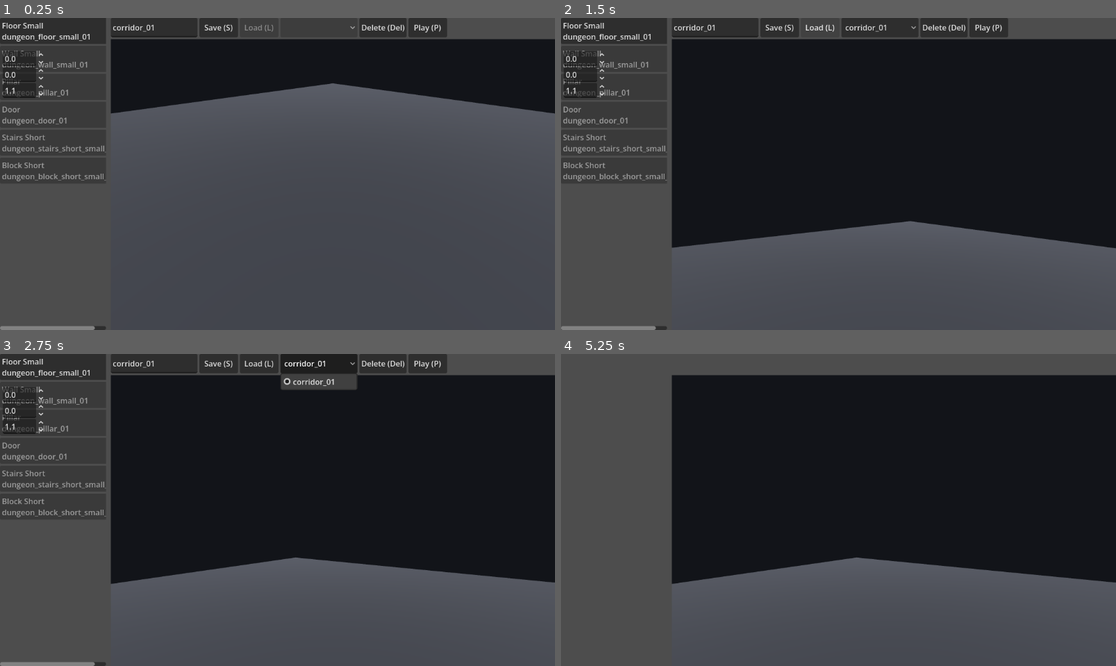
Above: before the commit, frames 1-4 (two rows, left to right).
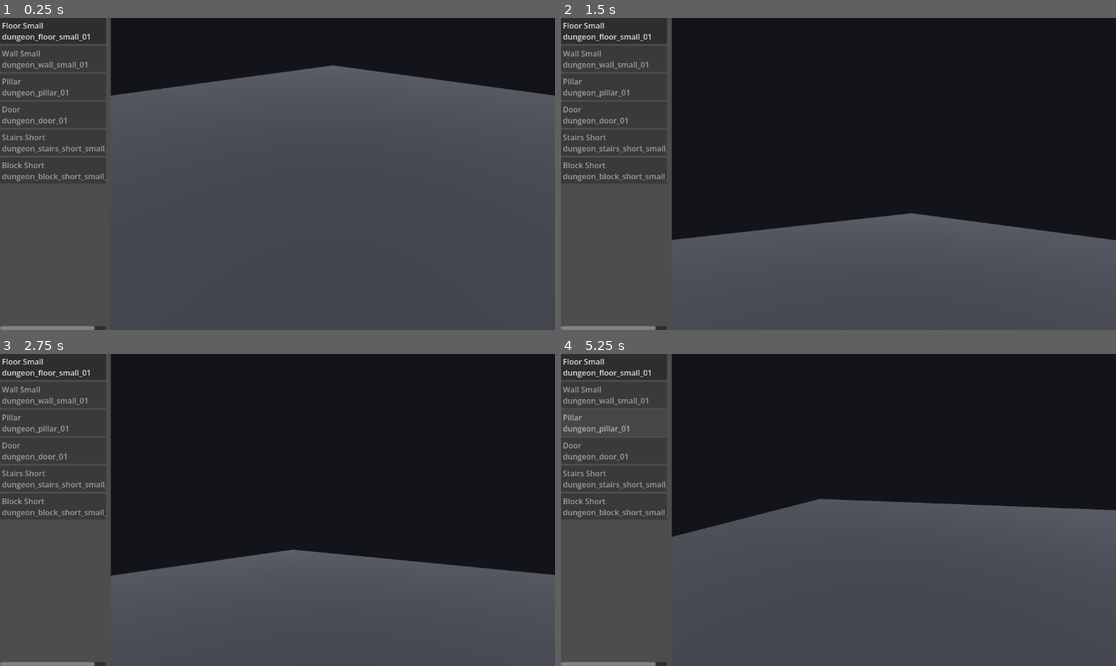
Above: after the commit, the same moments.

Repository: huhmiel-games/SoulMaker
Game: Godot game, scene res://scenes/main.tscn
Two runs of this game, one before a commit and one after it. Both use one fixed random seed, a clock stepped at 60 frames per second and the inputs below.
Inputs (mouse positions are in pixels of both pictures, inside the frame that each line leads up to):
- Up to frame 1 (0.25 s): no input
- Up to frame 2 (1.5 s): click (777, 27) at 0.5 s, where only the run before the commit has a clickable "Save (S)"; click (821, 27) at 1.25 s, where only the run before the commit has a clickable "Load (L)"
- Up to frame 3 (2.75 s): click (316, 363) at 2 s, where only the run before the commit has a clickable "corridor_01"
- Up to frame 4 (5.25 s): click (988, 363) at 2.75 s, where only the run before the commit has a clickable "Play (P)"; click (622, 366) at 3.5 s, where only the run after the commit has a clickable "Floor Small dungeon_floor_sma…"; click (622, 394) at 4.25 s, where only the run after the commit has a clickable "Wall Small dungeon_wall_small…"; click (622, 422) at 5 s, where only the run after the commit has a clickable "Pillar dungeon_pillar_01"

The runs differ from the first frame. In frame 1, 10% of the frame differs, in the area x 0-100%, y 0-31%; in frame 2, 7.9%; in frame 3, 7.7%; in frame 4, 24%, in the area x 0-100%, y 0-100%.

Commit message:
feat(editor): strip ToolBar and TransformPanel, hide cursor in edit mode
- Remove the ToolBar (load/save/delete/play buttons + map-name field) and the
  TransformPanel from the scene; save_map now uses a current_map_name var.
- Mouse HIDDEN in edit mode (invisible yet clickable) instead of VISIBLE;
  playtest keeps CAPTURED on click, fly-camera capture gated on the camera
  being current.
- Drop all transform-panel spinbox wiring from map_editor.gd.
- WORKLOG: next step = d-pad assets selection (map the catalog_next/prev
  actions to the d-pad in InputManager.PROFILES).

Diff:
--- a/scenes/editors/map_editor.tscn
+++ b/scenes/editors/map_editor.tscn
@@ -1,18 +1,17 @@
-[gd_scene load_steps=11 format=3]
+[gd_scene format=3 uid="uid://bbj2o1d33y53k"]
 
-[ext_resource type="Script" path="res://src/editors/map_editor.gd" id="1"]
-[ext_resource type="Script" path="res://src/editors/orbit_camera.gd" id="2"]
-[ext_resource type="Script" path="res://src/editors/fly_camera.gd" id="3"]
-[ext_resource type="Script" path="res://src/editors/catalog_panel.gd" id="4"]
+[ext_resource type="Script" uid="uid://d3dqkwetg7f0o" path="res://src/editors/map_editor.gd" id="1"]
+[ext_resource type="Script" uid="uid://c18ex1d2emvvs" path="res://src/editors/orbit_camera.gd" id="2"]
+[ext_resource type="Script" uid="uid://cvp0vnyrft4vg" path="res://src/editors/fly_camera.gd" id="3"]
+[ext_resource type="Script" uid="uid://bhitaha28qo03" path="res://src/editors/catalog_panel.gd" id="4"]
 [ext_resource type="Environment" path="res://scenes/editors/env_default.tres" id="5"]
 
 [sub_resource type="StandardMaterial3D" id="ground_mat"]
 albedo_color = Color(0.22, 0.23, 0.26, 1)
-roughness = 1.0
 
 [sub_resource type="PlaneMesh" id="ground_mesh"]
+material = SubResource("ground_mat")
 size = Vector2(100, 100)
-material = SubResource("ground_mat")
 
 [sub_resource type="WorldBoundaryShape3D" id="ground_shape"]
 
@@ -22,10 +21,9 @@
 albedo_color = Color(1, 0.82, 0.2, 0.3)
 
 [sub_resource type="BoxMesh" id="selection_mesh"]
-size = Vector3(1, 1, 1)
 material = SubResource("selection_mat")
 
-[node name="MapEditor" type="Control"]
+[node name="MapEditor" type="Control" unique_id=1024858001]
 layout_mode = 3
 anchors_preset = 15
 anchor_right = 1.0
@@ -34,217 +32,72 @@
 grow_vertical = 2
 script = ExtResource("1")
 
-[node name="CatalogPanel" type="ScrollContainer" parent="."]
+[node name="CatalogPanel" type="ScrollContainer" parent="." unique_id=1532440450]
 custom_minimum_size = Vector2(220, 0)
 layout_mode = 1
+anchors_preset = 9
 anchor_bottom = 1.0
 offset_right = 220.0
-grow_horizontal = 1
 grow_vertical = 2
 script = ExtResource("4")
 
-[node name="EntryList" type="VBoxContainer" parent="CatalogPanel"]
+[node name="EntryList" type="VBoxContainer" parent="CatalogPanel" unique_id=478642448]
 layout_mode = 2
 size_flags_horizontal = 3
 
-[node name="ToolBar" type="HBoxContainer" parent="."]
-layout_mode = 1
-anchor_right = 1.0
-offset_left = 230.0
-offset_bottom = 40.0
-grow_horizontal = 2
-
-[node name="MapName" type="LineEdit" parent="ToolBar"]
-custom_minimum_size = Vector2(180, 0)
-layout_mode = 2
-text = "corridor_01"
-placeholder_text = "map name"
-
-[node name="SaveButton" type="Button" parent="ToolBar"]
-custom_minimum_size = Vector2(80, 0)
-focus_mode = 0
-layout_mode = 2
-text = "Save (S)"
-
-[node name="LoadButton" type="Button" parent="ToolBar"]
-custom_minimum_size = Vector2(80, 0)
-focus_mode = 0
-layout_mode = 2
-text = "Load (L)"
-
-[node name="LoadSelector" type="OptionButton" parent="ToolBar"]
-custom_minimum_size = Vector2(160, 0)
-focus_mode = 0
-layout_mode = 2
-disabled = true
-
-[node name="DeleteButton" type="Button" parent="ToolBar"]
-custom_minimum_size = Vector2(90, 0)
-focus_mode = 0
-layout_mode = 2
-text = "Delete (Del)"
-
-[node name="PlayButton" type="Button" parent="ToolBar"]
-custom_minimum_size = Vector2(80, 0)
-focus_mode = 0
-layout_mode = 2
-text = "Play (P)"
-
-[node name="ViewportContainer" type="SubViewportContainer" parent="."]
+[node name="ViewportContainer" type="SubViewportContainer" parent="." unique_id=787195761]
 layout_mode = 1
 anchors_preset = 15
 anchor_right = 1.0
 anchor_bottom = 1.0
 offset_left = 230.0
-offset_top = 44.0
 grow_horizontal = 2
 grow_vertical = 2
+mouse_filter = 0
 stretch = true
-mouse_filter = 0
 
-[node name="WorldViewport" type="SubViewport" parent="ViewportContainer"]
+[node name="WorldViewport" type="SubViewport" parent="ViewportContainer" unique_id=1488658509]
 own_world_3d = true
+handle_input_locally = false
 msaa_3d = 2
+size = Vector2i(922, 648)
+render_target_update_mode = 4
 
-[node name="WorldEnvironment" type="WorldEnvironment" parent="ViewportContainer/WorldViewport"]
+[node name="WorldEnvironment" type="WorldEnvironment" parent="ViewportContainer/WorldViewport" unique_id=867322117]
 environment = ExtResource("5")
 
-[node name="Sun" type="DirectionalLight3D" parent="ViewportContainer/WorldViewport"]
-rotation_degrees = Vector3(-40, 35, 0)
+[node name="Sun" type="DirectionalLight3D" parent="ViewportContainer/WorldViewport" unique_id=106604425]
+transform = Transform3D(0.81915206, -0.3686878, 0.43938506, 0, 0.76604444, 0.6427876, -0.57357645, -0.52654076, 0.62750685, 0, 0, 0)
 light_energy = 1.1
 shadow_enabled = true
-directional_shadow_mode = 2
 
-[node name="Ground" type="StaticBody3D" parent="ViewportContainer/WorldViewport" groups=["ground"]]
-collision_layer = 1
+[node name="Ground" type="StaticBody3D" parent="ViewportContainer/WorldViewport" unique_id=1525420290 groups=["ground"]]
 
-[node name="GroundMesh" type="MeshInstance3D" parent="ViewportContainer/WorldViewport/Ground"]
+[node name="GroundMesh" type="MeshInstance3D" parent="ViewportContainer/WorldViewport/Ground" unique_id=1876905675]
 mesh = SubResource("ground_mesh")
 
-[node name="GroundShape" type="CollisionShape3D" parent="ViewportContainer/WorldViewport/Ground"]
+[node name="GroundShape" type="CollisionShape3D" parent="ViewportContainer/WorldViewport/Ground" unique_id=921671820]
 shape = SubResource("ground_shape")
 
-[node name="Placements" type="Node3D" parent="ViewportContainer/WorldViewport"]
+[node name="Placements" type="Node3D" parent="ViewportContainer/WorldViewport" unique_id=550667816]
 
-[node name="EditorCamera" type="Camera3D" parent="ViewportContainer/WorldViewport"]
+[node name="EditorCamera" type="Camera3D" parent="ViewportContainer/WorldViewport" unique_id=1480636853]
 current = true
 script = ExtResource("2")
 
-[node name="PlayCamera" type="Camera3D" parent="ViewportContainer/WorldViewport"]
+[node name="PlayCamera" type="Camera3D" parent="ViewportContainer/WorldViewport" unique_id=24806255]
 script = ExtResource("3")
 
-[node name="SelectionBox" type="MeshInstance3D" parent="ViewportContainer/WorldViewport"]
+[node name="SelectionBox" type="MeshInstance3D" parent="ViewportContainer/WorldViewport" unique_id=1683305903]
 visible = false
 mesh = SubResource("selection_mesh")
 
-[node name="TransformPanel" type="VBoxContainer" parent="."]
-custom_minimum_size = Vector2(210, 0)
-layout_mode = 1
-anchor_right = 1.0
-offset_top = 44.0
-offset_left = -220.0
-offset_right = -8.0
-grow_horizontal = 0
-theme_override_constants/separation = 2
-
-[node name="TransformTitle" type="Label" parent="TransformPanel"]
-layout_mode = 2
-text = "Transform (step 0.1)"
-
-[node name="PositionRow" type="HBoxContainer" parent="TransformPanel"]
-layout_mode = 2
-
-[node name="PosLabel" type="Label" parent="TransformPanel/PositionRow"]
-custom_minimum_size = Vector2(40, 0)
-layout_mode = 2
-text = "Pos"
-
-[node name="PosX" type="SpinBox" parent="TransformPanel/PositionRow"]
-custom_minimum_size = Vector2(52, 0)
-layout_mode = 2
-min_value = -1000.0
-max_value = 1000.0
-step = 0.1
-
-[node name="PosY" type="SpinBox" parent="TransformPanel/PositionRow"]
-custom_minimum_size = Vector2(52, 0)
-layout_mode = 2
-min_value = -1000.0
-max_value = 1000.0
-step = 0.1
-
-[node name="PosZ" type="SpinBox" parent="TransformPanel/PositionRow"]
-custom_minimum_size = Vector2(52, 0)
-layout_mode = 2
-min_value = -1000.0
-max_value = 1000.0
-step = 0.1
-
-[node name="RotationRow" type="HBoxContainer" parent="TransformPanel"]
-layout_mode = 2
-
-[node name="RotLabel" type="Label" parent="TransformPanel/RotationRow"]
-custom_minimum_size = Vector2(40, 0)
-layout_mode = 2
-text = "Rot"
-
-[node name="RotX" type="SpinBox" parent="TransformPanel/RotationRow"]
-custom_minimum_size = Vector2(52, 0)
-layout_mode = 2
-min_value = -360.0
-max_value = 360.0
-step = 0.1
-
-[node name="RotY" type="SpinBox" parent="TransformPanel/RotationRow"]
-custom_minimum_size = Vector2(52, 0)
-layout_mode = 2
-min_value = -360.0
-max_value = 360.0
-step = 0.1
-
-[node name="RotZ" type="SpinBox" parent="TransformPanel/RotationRow"]
-custom_minimum_size = Vector2(52, 0)
-layout_mode = 2
-min_value = -360.0
-max_value = 360.0
-step = 0.1
-
-[node name="ScaleRow" type="HBoxContainer" parent="TransformPanel"]
-layout_mode = 2
-
-[node name="ScaleLabel" type="Label" parent="TransformPanel/ScaleRow"]
-custom_minimum_size = Vector2(40, 0)
-layout_mode = 2
-text = "Scl"
-
-[node name="ScaleX" type="SpinBox" parent="TransformPanel/ScaleRow"]
-custom_minimum_size = Vector2(52, 0)
-layout_mode = 2
-min_value = 0.05
-max_value = 10.0
-value = 1.0
-step = 0.1
-
-[node name="ScaleY" type="SpinBox" parent="TransformPanel/ScaleRow"]
-custom_minimum_size = Vector2(52, 0)
-layout_mode = 2
-min_value = 0.05
-max_value = 10.0
-value = 1.0
-step = 0.1
-
-[node name="ScaleZ" type="SpinBox" parent="TransformPanel/ScaleRow"]
-custom_minimum_size = Vector2(52, 0)
-layout_mode = 2
-min_value = 0.05
-max_value = 10.0
-value = 1.0
-step = 0.1
-
-[node name="DebugLabel" type="Label" parent="."]
+[node name="DebugLabel" type="Label" parent="." unique_id=209928243]
 layout_mode = 1
 anchors_preset = 3
+anchor_left = 1.0
 anchor_top = 1.0
+anchor_right = 1.0
 anchor_bottom = 1.0
 offset_left = 238.0
 offset_top = -120.0
--- a/scenes/main.tscn
+++ b/scenes/main.tscn
@@ -1,7 +1,7 @@
-[gd_scene load_steps=2 format=3]
+[gd_scene format=3 uid="uid://4wdabdbsgp6l"]
 
 [ext_resource type="PackedScene" path="res://scenes/editors/map_editor.tscn" id="1"]
 
-[node name="Main" type="Node"]
+[node name="Main" type="Node" unique_id=1530082711]
 
-[node name="MapEditor" type="PackedScene" parent="." instance=ExtResource("1")]
+[node name="MapEditor" parent="." unique_id=1724968495 instance=ExtResource("1")]
--- a/src/editors/fly_camera.gd
+++ b/src/editors/fly_camera.gd
@@ -17,6 +17,8 @@
 
 
 func _unhandled_input(event: InputEvent) -> void:
+	if not current:
+		return
 	if event is InputEventMouseButton:
 		var mb := event as InputEventMouseButton
 		if mb.button_index == MOUSE_BUTTON_LEFT and mb.pressed:
--- a/src/editors/map_editor.gd
+++ b/src/editors/map_editor.gd
@@ -2,7 +2,7 @@
 extends Control
 
 ## P1 map editor controller (unit 1): the minimal maker loop.
-## Place an asset (catalog click) → move it (arrow keys + transform fields) →
+## Place an asset (catalog click) → move it (arrow keys) →
 ## save/reload a versioned JSON map → one-key playtest (free-fly camera).
 ## The DebugLabel mirrors every state change with a matching print() line.
 
@@ -27,30 +27,19 @@
 @onready var selection_box: MeshInstance3D = get_node("ViewportContainer/WorldViewport/SelectionBox")
 @onready var catalog_panel: CatalogPanel = get_node("CatalogPanel")
 @onready var debug_label: Label = get_node("DebugLabel")
-@onready var toolbar: Control = get_node("ToolBar")
-@onready var transform_panel: Control = get_node("TransformPanel")
-
-# Toolbar widgets.
-@onready var map_name_edit: LineEdit = get_node("ToolBar/MapName")
-@onready var save_button: Button = get_node("ToolBar/SaveButton")
-@onready var load_button: Button = get_node("ToolBar/LoadButton")
-@onready var load_selector: OptionButton = get_node("ToolBar/LoadSelector")
-@onready var delete_button: Button = get_node("ToolBar/DeleteButton")
-@onready var play_button: Button = get_node("ToolBar/PlayButton")
-
-# Transform panel rows (each HBox holds 3 SpinBoxes: X, Y, Z).
-@onready var position_row: HBoxContainer = get_node("TransformPanel/PositionRow")
-@onready var rotation_row: HBoxContainer = get_node("TransformPanel/RotationRow")
-@onready var scale_row: HBoxContainer = get_node("TransformPanel/ScaleRow")
 
 var catalog := Catalog.new()
 var _placements: Array[Dictionary] = []
 var _selected: Node3D = null
-var _updating_fields := false
 var _playtest_active := false
+var current_map_name := "corridor_01"
 
 
 func _ready() -> void:
+	# The editor cursor is never shown: orbit is drag-free (motion always feeds
+	# the camera), but clicks must still reach the catalog/placement, so HIDDEN
+	# (invisible yet functional) rather than CAPTURED (locked to center).
+	Input.mouse_mode = Input.MOUSE_MODE_HIDDEN
 	var load_err := catalog.load()
 	if load_err != OK:
 		_set_status("FATAL: catalog not readable")
@@ -59,21 +48,11 @@
 	refill_catalog()
 	for issue in issues:
 		_set_status("catalog issue: %s" % issue)
-	_refresh_saved_maps()
 	_set_status("editor ready — click an asset to place it")
 
 	catalog_panel.asset_selected.connect(_on_asset_selected)
 	InputManager.action_pressed.connect(_on_input_action)
 	InputManager.set_profile(&"editor")
-	save_button.pressed.connect(save_map)
-	load_button.pressed.connect(_on_load)
-	delete_button.pressed.connect(_delete_selection)
-	play_button.pressed.connect(toggle_playtest)
-
-	for row in [position_row, rotation_row, scale_row]:
-		for spin in row.get_children():
-			if spin is SpinBox:
-				spin.value_changed.connect(func(_v: float) -> void: _on_field_changed())
 
 
 func _unhandled_input(event: InputEvent) -> void:
@@ -216,7 +195,6 @@
 
 func _select(placement: Node3D) -> void:
 	_selected = placement
-	_sync_fields_from_selection()
 	_update_selection_visual()
 
 
@@ -244,46 +222,6 @@
 	_apply_placement_transform(_selected)
 
 
-func _on_field_changed() -> void:
-	if _updating_fields or _selected == null:
-		return
-	var pos := _spin_values(position_row)
-	var rot := _spin_values(rotation_row)
-	var scl := _spin_values(scale_row)
-	_selected.position = Vector3(pos)
-	_selected.rotation_degrees = Vector3(rot)
-	_selected.scale = Vector3(scl)
-	_apply_placement_transform(_selected)
-
-
-func _sync_fields_from_selection() -> void:
-	_updating_fields = true
-	if _selected == null:
-		return
-	_set_spin_values(position_row, _selected.position)
-	_set_spin_values(rotation_row, _selected.rotation_degrees)
-	_set_spin_values(scale_row, _selected.scale)
-	_updating_fields = false
-
-
-func _spin_values(row: HBoxContainer) -> Vector3:
-	var i: int = 0
-	var out := Vector3.ZERO
-	for child in row.get_children():
-		if child is SpinBox and i < 3:
-			out[i] = (child as SpinBox).value
-			i += 1
-	return out
-
-
-func _set_spin_values(row: HBoxContainer, v: Vector3) -> void:
-	var i: int = 0
-	for child in row.get_children():
-		if child is SpinBox and i < 3:
-			(child as SpinBox).value = v[i]
-			i += 1
-
-
 func _apply_placement_transform(placement: Node3D) -> void:
 	_update_selection_visual()
 	_set_placement_data(placement)
@@ -303,7 +241,6 @@
 	_selected.queue_free()
 	_selected = null
 	_update_selection_visual()
-	_sync_fields_from_selection()
 	_set_status("deleted %s — placed: %d" % [iid, _placements.size()])
 
 
@@ -322,7 +259,7 @@
 
 
 func save_map() -> void:
-	var name := map_name_edit.text.strip_edges()
+	var name := current_map_name.strip_edges()
 	if name.is_empty():
 		_set_status("save aborted: empty map name")
 		return
@@ -337,16 +274,7 @@
 		_set_status("save FAILED (%d)" % err)
 		return
 	map_saved.emit(_map_path(name))
-	_refresh_saved_maps()
 	_set_status("saved %s (%d placements)" % [name, _placements.size()])
-
-
-func _on_load() -> void:
-	var name := load_selector.get_item_text(load_selector.selected)
-	if name.is_empty():
-		_set_status("load aborted: no map chosen")
-		return
-	load_map(name)
 
 
 func load_map(name: String) -> void:
@@ -354,7 +282,6 @@
 	var data := JsonFile.load_object(path)
 	if data.is_empty():
 		_set_status("cannot load %s (missing or corrupt)" % path)
-		_refresh_saved_maps()
 		return
 	var issues := MapIO.validate_map(data)
 	issues.append_array(MapIO.validate_refs(data, catalog))
@@ -365,7 +292,7 @@
 		for issue in issues:
 			_set_status("LOAD ISSUE: %s" % issue)
 	map_loaded.emit(path)
-	map_name_edit.text = name
+	current_map_name = name
 	_set_status("loaded %s — placed: %d %s" % [name, _placements.size(), "(issues above)" if not issues.is_empty() else ""])
 
 
@@ -385,21 +312,6 @@
 	node.rotation_degrees = t.get("rotation", Vector3.ZERO)
 	node.scale = t.get("scale", Vector3.ONE)
 	_apply_placement_transform(node)
-
-
-func _refresh_saved_maps() -> void:
-	var dir := DirAccess.open(MAPS_DIR)
-	var names: PackedStringArray = []
-	if dir != null:
-		for f in dir.get_files():
-			if f.ends_with(".json"):
-				names.append(f.get_basename())
-	names.sort()
-	load_selector.clear()
-	for n in names:
-		load_selector.add_item(n)
-	load_selector.disabled = names.is_empty()
-	load_button.disabled = names.is_empty()
 
 
 ## ── playtest ───────────────────────────────────────────────────────────
@@ -413,10 +325,9 @@
 	editor_camera.current = not _playtest_active
 	play_camera.current = _playtest_active
 	play_camera.set_capture(_playtest_active)
-	toolbar.visible = not _playtest_active
-	transform_panel.visible = not _playtest_active
+	if not _playtest_active:
+		Input.mouse_mode = Input.MOUSE_MODE_HIDDEN
 	catalog_panel.visible = not _playtest_active
-	play_button.text = "Stop" if _playtest_active else "Play"
 	_selected = null
 	_update_selection_visual()
 	_set_status("PLAYTEST %s — WASD to move, mouse to look, P to leave" % ("ON" if _playtest_active else "OFF"))
@@ -431,9 +342,6 @@
 		&"quick_save":
 			if not _playtest_active:
 				save_map()
-		&"load_map":
-			if not _playtest_active:
-				_on_load()
 		&"delete":
 			if not _playtest_active:
 				_delete_selection()
Not shown, changed: WORKLOG.md
